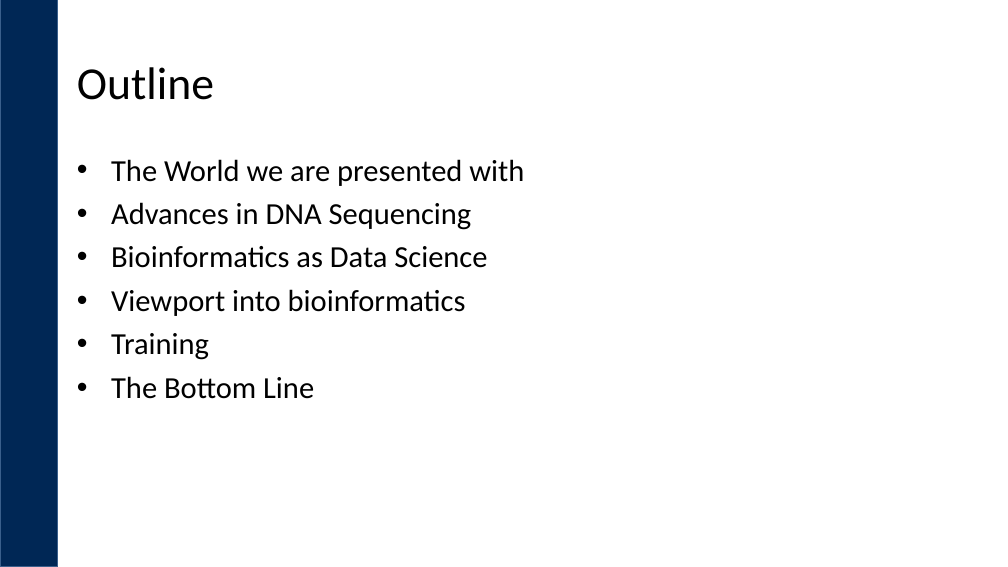
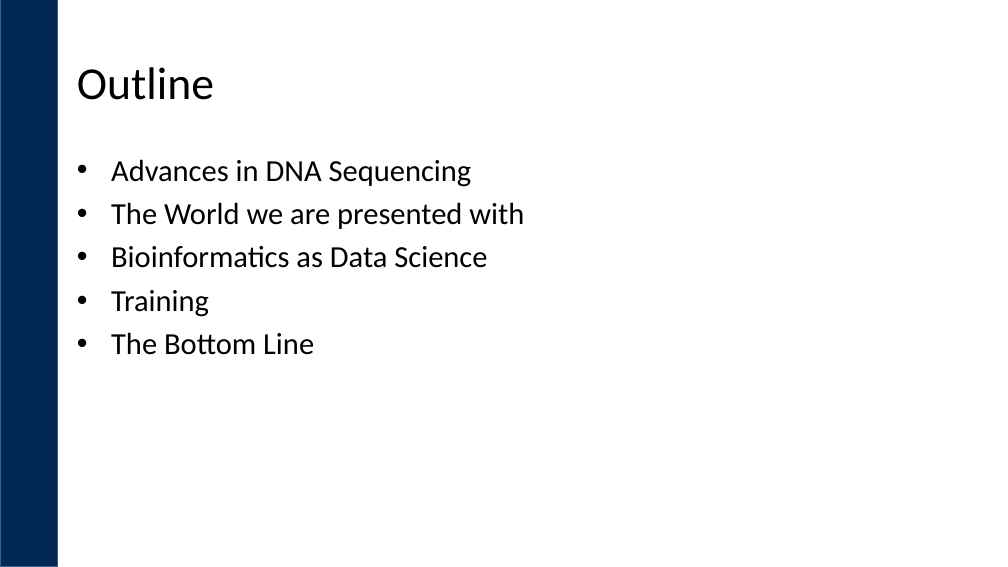
Before and after one commit to ucdavis-bioinformatics-training/2018-May-Microbial-Community-Analysis-Workshop_UCB, a slide deck: slide 2 of monday/What_is_Bioinformatics.pptx. Drawn at 1008x567 pixels with LibreOffice and Linux fonts; fonts in the diff are those of the drawing; background and template pictures are left out. Boxes give left, top, right and bottom in pixels: in the first picture for what was removed or moved away, otherwise in the second. Text is boxed around its words. In the diff, an @@ line names an element or a change of style, - is before the commit and + after.

```diff
--- a/monday/What_is_Bioinformatics.pptx
+++ b/monday/What_is_Bioinformatics.pptx
@@ text at [111,159,472,187]: paragraph added @@
+• Advances in DNA Sequencing
@@ text at [111,202,472,230]: paragraph removed @@
-• Advances in DNA Sequencing
@@ text at [111,289,466,316]: paragraph removed @@
-• Viewport into bioinformatics
```
Also in this commit, not shown: 5 other slides changed, 2 slides removed, 7 other files.
